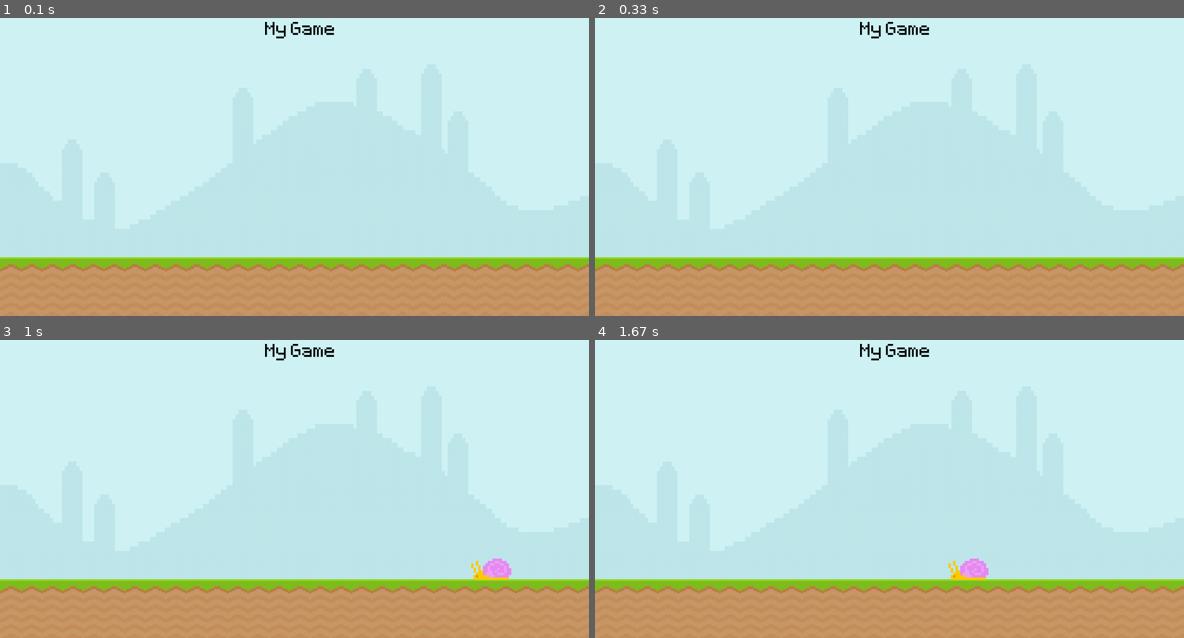
Above: before the commit, frames 1-4 (two rows, left to right).
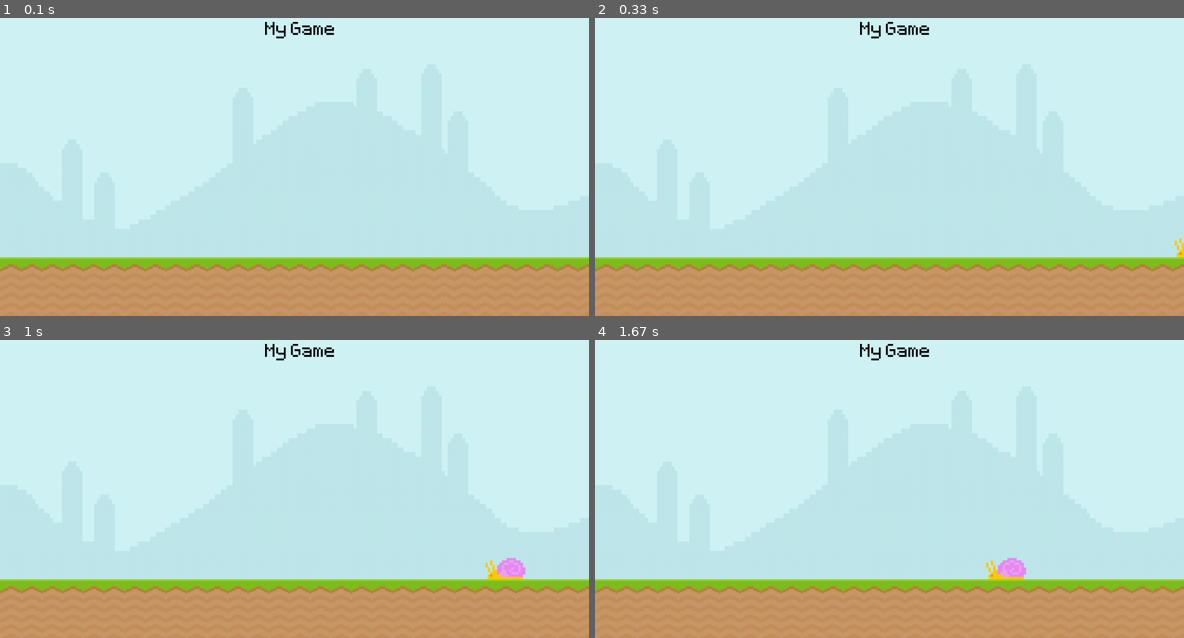
Above: after the commit, the same moments.

Repository: tokitou-san/Pygame-intro
Game: pygame game, started from main.py
Same seed, same stepped clock (60 frames per second), same inputs: the game is played once before the commit and once after it.
Inputs:
- Up to frame 1 (0.1 s): no input
- Up to frame 2 (0.33 s): no input
- Up to frame 3 (1 s): no input
- Up to frame 4 (1.67 s): no input

Frame 1 is identical in both runs. In frame 2, less than 0.1% of the frame differs, in the area x 98-100%, y 73-81%; in frame 3, 0.5%; in frame 4, 0.7%, in the area x 60-74%, y 73-81%.

Commit message:
refactor: add `rect` for surface for better positioning

Diff:
--- a/main.py
+++ b/main.py
@@ -16,7 +16,8 @@
 landing_text = landing_font.render("My Game", True, "Black")
 
 snail_surface = pygame.image.load("graphics/snail/snail1.png").convert_alpha()
-snail_x_pos = 1100
+snail_rect = snail_surface.get_rect(midbottom = (1100, 500))
+snail_speed = 4
 
 while True:
 	for event in pygame.event.get():
@@ -28,11 +29,11 @@
 	screen.blit(ground_surface, (0, 500))
 	screen.blit(landing_text, (450, 100))
 
-	if snail_x_pos < -100:
-		snail_x_pos = 1100
+	if snail_rect.right < 0:
+		snail_rect.left = 1100
 	else:
-		snail_x_pos -= 5
-	screen.blit(snail_surface, (snail_x_pos, 465))
+		snail_rect.left -= snail_speed
+	screen.blit(snail_surface, snail_rect)
 
 	pygame.display.update()
 	clock.tick(60)
